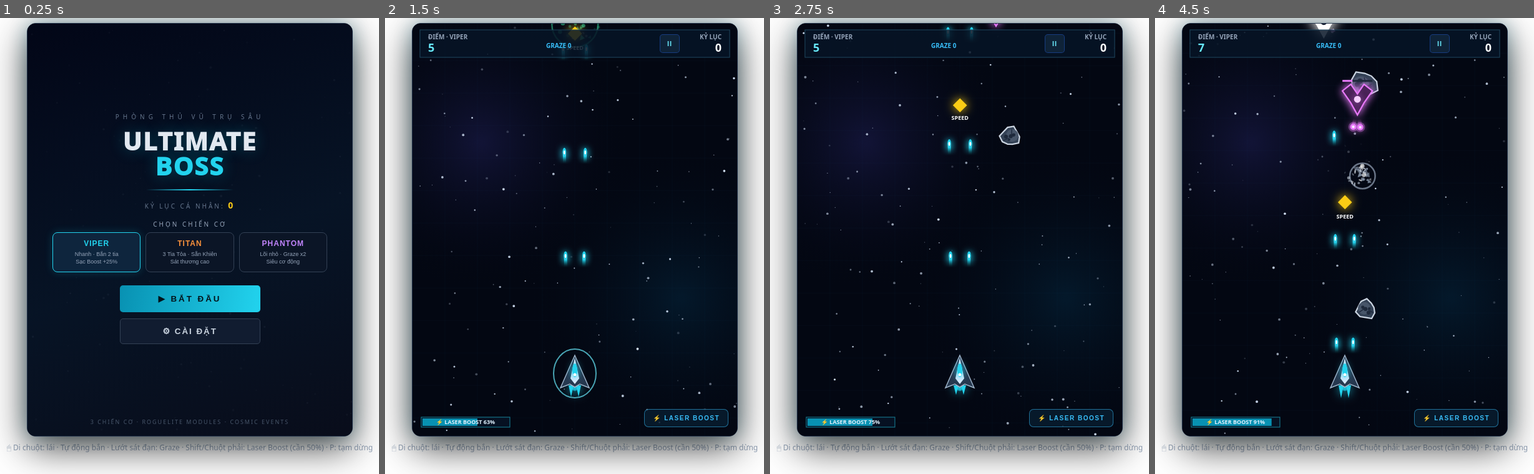
Above: before the commit, frames 1-4 (left to right).
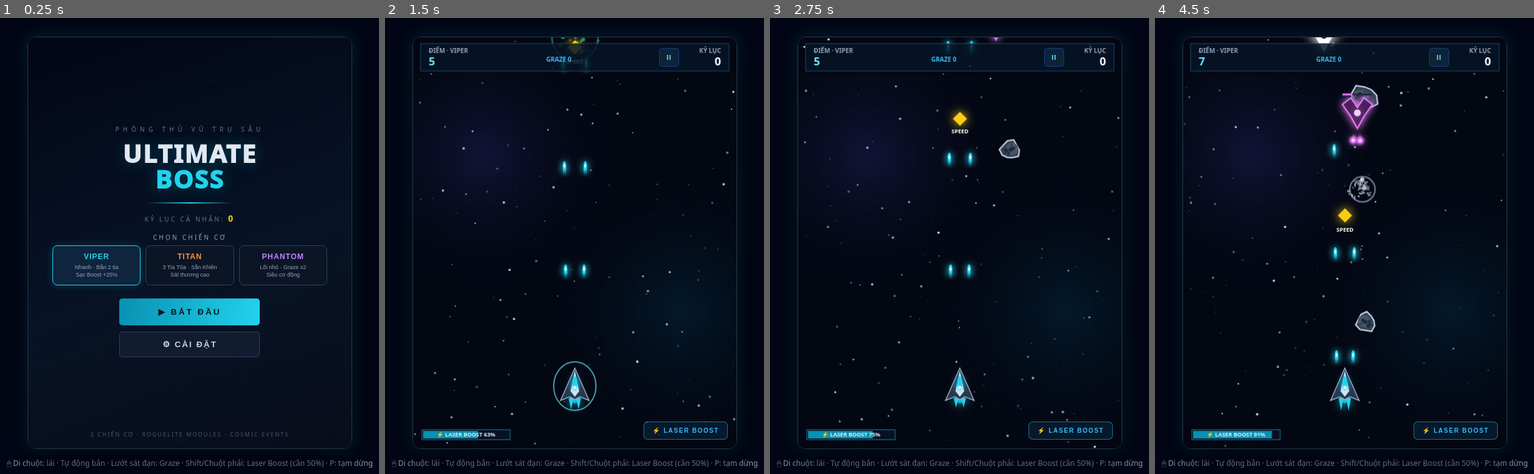
Above: after the commit, the same moments.

Repository: zim-ui/arcade-hub
Game: browser game, page deep-space-defense.html
The game is run twice, just before and just after one commit, with the same random seed, the same clock (stepped at 60 frames per second) and the same inputs.
Inputs:
- Up to frame 1 (0.25 s): no input
- Up to frame 2 (1.5 s): click "▶ BẮT ĐẦU" at 0.27 s; tap Space at 1.1 s
- Up to frame 3 (2.75 s): tap Space at 1.6, 2.1, 2.6 s
- Up to frame 4 (4.5 s): tap Space at 3.1, 3.6, 4.1 s

The runs differ from the first frame. In frame 1, 30% of the frame differs, in the area x 0-100%, y 0-100%; in frame 2, 28%; in frame 3, 28%; in frame 4, 29%.

Commit message:
Update deep-space-defense.html

Diff:
--- a/deep-space-defense.html
+++ b/deep-space-defense.html
@@ -1,3 +1,23 @@
+<!DOCTYPE html>
+<html lang="vi">
+<head>
+  <meta charset="UTF-8">
+  <meta name="viewport" content="width=device-width, initial-scale=1.0">
+  <title>Ultimate Boss — Phòng Thủ Vũ Trụ Sâu</title>
+  <style>
+    * { box-sizing: border-box; }
+    html, body {
+      margin: 0;
+      padding: 0;
+      min-height: 100vh;
+      background: #020617;
+      display: flex;
+      align-items: center;
+      justify-content: center;
+    }
+  </style>
+</head>
+<body>
 <div id="ubg-root" style="font-family:Segoe UI,Arial,sans-serif;text-align:center;user-select:none;color:#e2e8f0">
   <div style="position:relative;display:inline-block;width:min(520px,96vw);aspect-ratio:520/660;overflow:hidden;border:1px solid #26364d;border-radius:14px;background:#030712;box-shadow:0 18px 60px #000b,0 0 28px #0e749055">
     <canvas id="ubg-canvas" width="520" height="660" style="display:block;width:100%;height:100%;background:#030712;cursor:crosshair"></canvas>
@@ -647,7 +667,6 @@
   score += gained;
   addFloatText(cx, cy - 8, '+' + gained + (combo > 1 ? ' x' + combo : ''), combo > 1 ? '#facc15' : '#e2e8f0', heavy ? 1.2 : 1);
   if (ship) {
-    // Giảm năng lượng Boost nhận khi hạ địch để tránh tích quá nhanh
     ship.boostEnergy = Math.min(100, ship.boostEnergy + (heavy ? 11 : 6) * ship.spec.boostGainMult * ship.mods.boostChargeMult);
   }
   if (combo > 1) sound('combo');
@@ -895,7 +914,6 @@
   ship.beam = Math.max(0, ship.beam - dt);
   ship.drone = Math.max(0, ship.drone - dt);
   ship.boostTimer = Math.max(0, ship.boostTimer - dt);
-  // Hồi năng lượng Boost chậm và đều hơn để giữ độ cân bằng
   ship.boostEnergy = Math.min(100, ship.boostEnergy + 0.13 * dt * ship.spec.boostGainMult * ship.mods.boostChargeMult);
   if (ship.cool > 0) ship.cool -= dt;
   if (comboLeft > 0) { comboLeft -= dt; if (comboLeft <= 0) combo = 0; }
@@ -1350,7 +1368,6 @@
   ctx.restore();
 }
 
-// Ngoại hình mới cho 3 loại kẻ địch thường
 function drawEnemy(e) {
   const flashed = (e.hitFlash || 0) > 0;
   const fillCol = flashed ? '#ffffff' : e.color;
@@ -1358,7 +1375,6 @@
   ctx.translate(e.x + e.w / 2, e.y + e.h / 2);
 
   if (e.type === 'SCOUT') {
-    // Chiến cơ trinh sát mũi nhọn + cánh gập góc
     ctx.shadowBlur = flashed ? 18 : 11;
     ctx.shadowColor = flashed ? '#ffffff' : e.color;
     ctx.fillStyle = flashed ? '#ffffff' : '#0b2922';
@@ -1384,7 +1400,6 @@
     ctx.closePath();
     ctx.fill();
   } else if (e.type === 'STRIKER') {
-    // Tàu đánh chặn hình thoi hai ngạnh mũi nhọn + lõi năng lượng
     ctx.shadowBlur = flashed ? 20 : 13;
     ctx.shadowColor = flashed ? '#ffffff' : e.color;
     ctx.fillStyle = flashed ? '#ffffff' : '#291036';
@@ -1408,7 +1423,6 @@
     ctx.arc(0, 0, 5.5, 0, Math.PI * 2);
     ctx.fill();
   } else {
-    // Pháo đài hạng nặng HEAVY: khung giáp đôi + 2 nòng pháo + lõi lò phản ứng
     ctx.shadowBlur = flashed ? 22 : 14;
     ctx.shadowColor = flashed ? '#ffffff' : e.color;
     ctx.fillStyle = flashed ? '#ffffff' : '#2d160b';
@@ -1425,12 +1439,10 @@
     ctx.fill();
     ctx.stroke();
 
-    // Hai nòng pháo hai bên
     ctx.fillStyle = flashed ? '#e2e8f0' : '#9a3412';
     ctx.fillRect(-e.w * 0.46, 2, 7, e.h * 0.44);
     ctx.fillRect(e.w * 0.46 - 7, 2, 7, e.h * 0.44);
 
-    // Lõi lò phản ứng trung tâm
     ctx.strokeStyle = flashed ? '#0f172a' : '#fdba74';
     ctx.lineWidth = 1.8;
     ctx.strokeRect(-11, -11, 22, 22);
@@ -1703,7 +1715,6 @@
   });
 
   if (state === 'PLAYING' || state === 'PAUSED' || state === 'UPGRADE' || state === 'GAMEOVER') {
-    // Ngoại hình mới chi tiết hơn cho thiên thạch
     asteroids.forEach(a => {
       ctx.save();
       ctx.translate(a.x, a.y);
@@ -1723,13 +1734,11 @@
       ctx.fill();
       ctx.stroke();
 
-      // Lớp đá sáng nổi bật phía trên
       ctx.fillStyle = isStorm ? '#7c2d12' : '#475569';
       ctx.beginPath();
       ctx.arc(-a.r * 0.15, -a.r * 0.15, a.r * 0.58, 0, Math.PI * 2);
       ctx.fill();
 
-      // Đường rạn nứt nhỏ
       ctx.strokeStyle = isStorm ? '#fdba7488' : '#1e293b';
       ctx.lineWidth = 1.4;
       a.cracks?.forEach(rk => {
@@ -1739,7 +1748,6 @@
         ctx.stroke();
       });
 
-      // Các hố va chạm
       ctx.fillStyle = isStorm ? '#291009' : '#1e293b';
       a.craters?.forEach(c => {
         ctx.beginPath();
@@ -1840,9 +1848,5 @@
 requestAnimationFrame(frame);
 })();
 </script>
-
-<ElicitationsGroup message="Bạn muốn tinh chỉnh hoặc mở rộng thêm gì tiếp theo?">
-  <Elicitation label="Thêm hiệu ứng nứt vỡ cho thiên thạch" query="Thêm hiệu ứng các vết nứt phát sáng dần trên thiên thạch khi sắp vỡ và bắn ra mảnh đá nhỏ khi nổ."/>
-  <Elicitation label="Tăng độ khó và nhịp tấn công của quái thường" query="Tăng thêm kiểu bắn và nhịp di chuyển đa dạng hơn cho kẻ địch thường SCOUT, STRIKER và HEAVY."/>
-  <Elicitation label="Thêm nút bật/tắt Auto-Fire trên HUD" query="Thêm nút bật hoặc tắt chế độ tự động bắn (Auto-Fire) trực tiếp trên màn hình khi đang chơi."/>
-</ElicitationsGroup>
+</body>
+</html>
